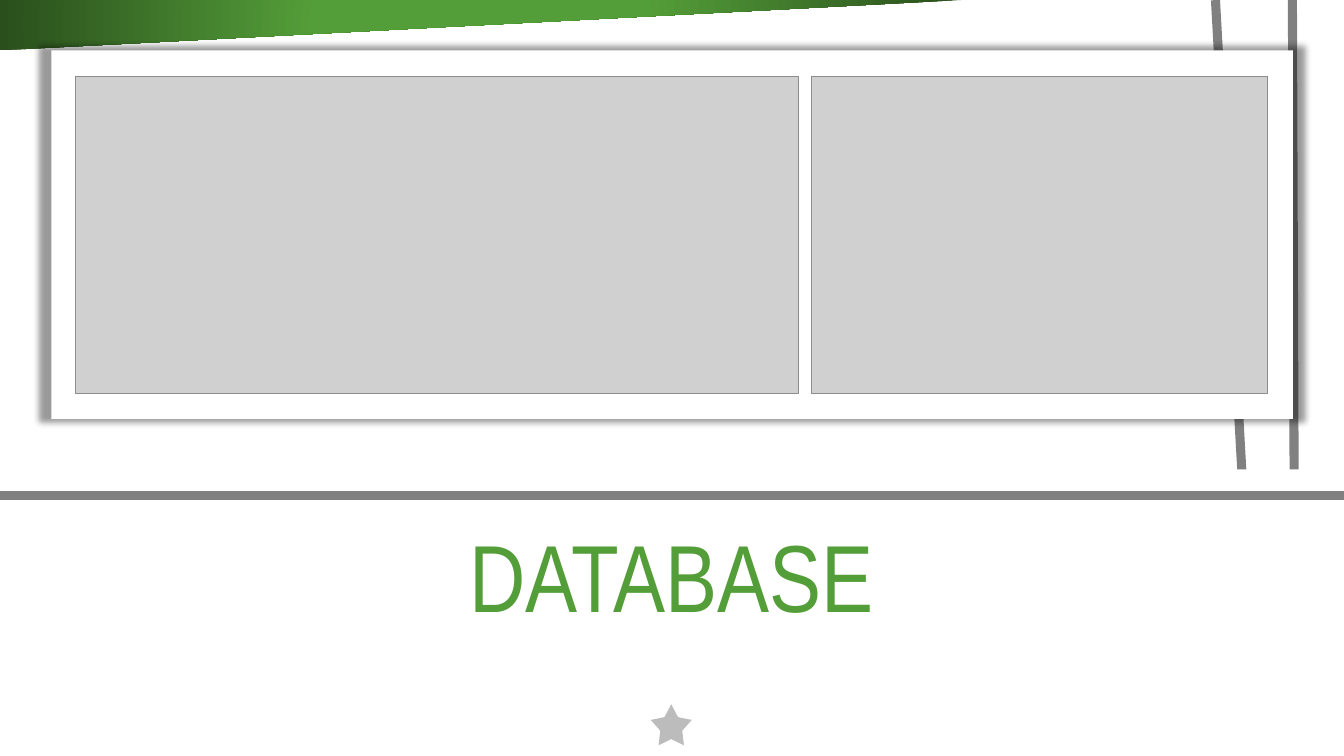
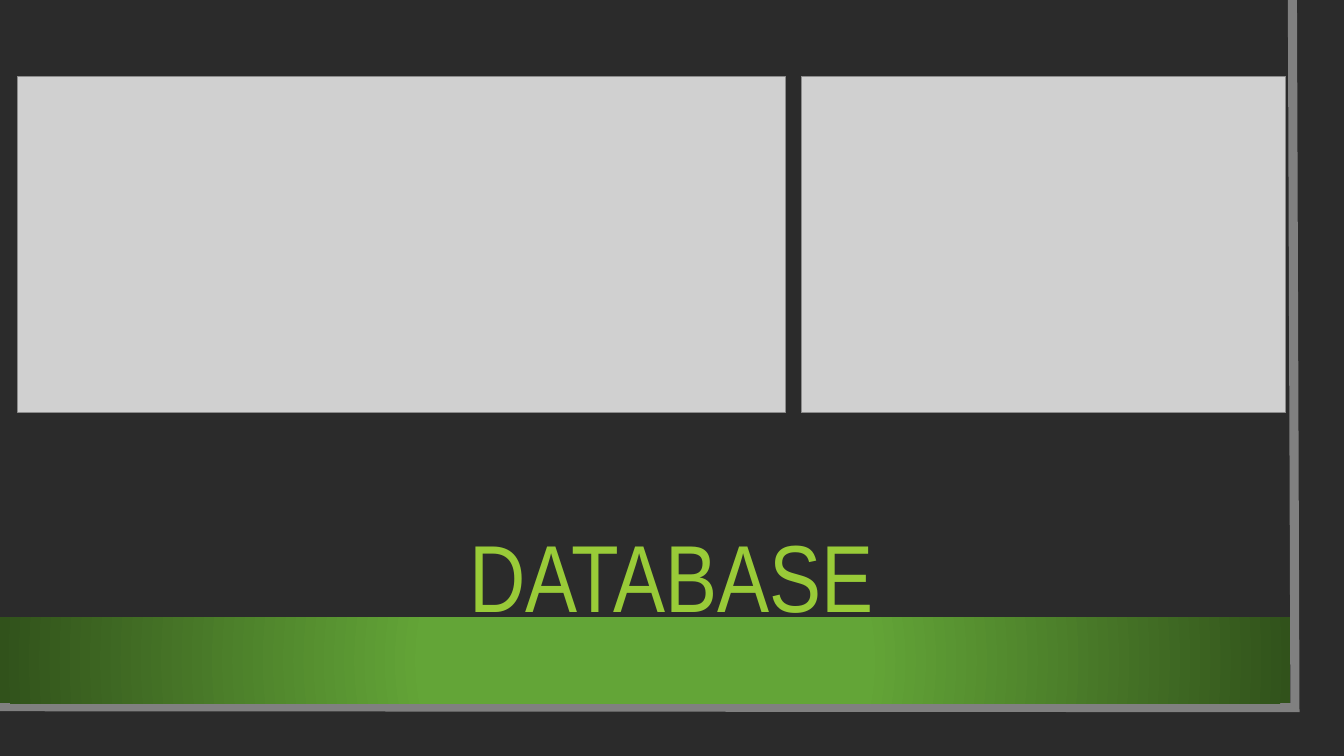
Before and after one commit to ChristopherGarcia1506/SiteSync, a slide deck: slide 2 of system/Presentation.pptx. Drawn at 1344x756 pixels with LibreOffice and Linux fonts; fonts in the diff are those of the drawing; grey boxes stand for pictures; background and template pictures are left out; a plain dark background stands for a picture behind light text. Boxes give left, top, right and bottom in pixels: in the first picture for what was removed or moved away, otherwise in the second. Text is boxed around its words. In the diff, an @@ line names an element or a change of style, - is before the commit and + after.

```diff
--- a/system/Presentation.pptx
+++ b/system/Presentation.pptx
@@ freeform shape removed at <box>0,0,1287,726</box> @@
@@ freeform shape removed at <box>0,0,962,50</box> @@
@@ freeform shape removed at <box>0,0,1251,699</box> @@
@@ rectangle removed at <box>51,50,1294,419</box> @@
@@ picture: place and size @@
-picture at <box>76,77,799,393</box>
+picture at <box>18,77,785,413</box>
@@ picture: place and size @@
-picture at <box>812,77,1267,393</box>
+picture at <box>802,77,1286,413</box>
@@ freeform shape removed at <box>0,472,1249,696</box> @@
@@ rectangle removed at <box>0,470,1344,756</box> @@
@@ line removed from (0, 495) to (1344, 495) @@
@@ title "DATABASE" at <box>469,545,874,630</box>: text colour #549E39 to #99CB38 @@
@@ rectangle at <box>0,617,1291,703</box>: fill gradient #549E39 to #2A4F1C to gradient #63A537 to #31521C @@
@@ star removed at <box>651,705,693,746</box> @@
```
Also in this commit, not shown: 3 other slides changed, 1 slide added, 1 slide removed.
